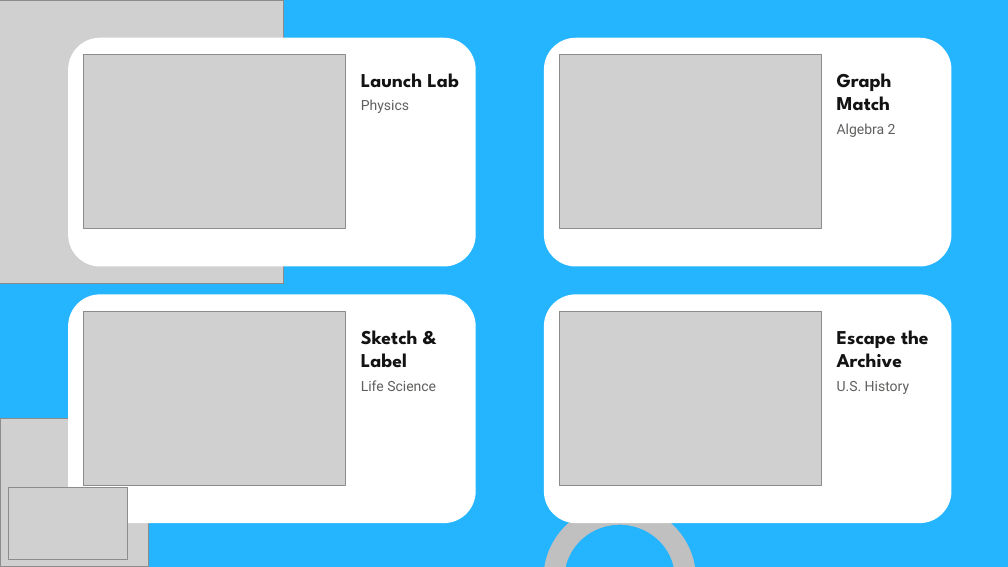
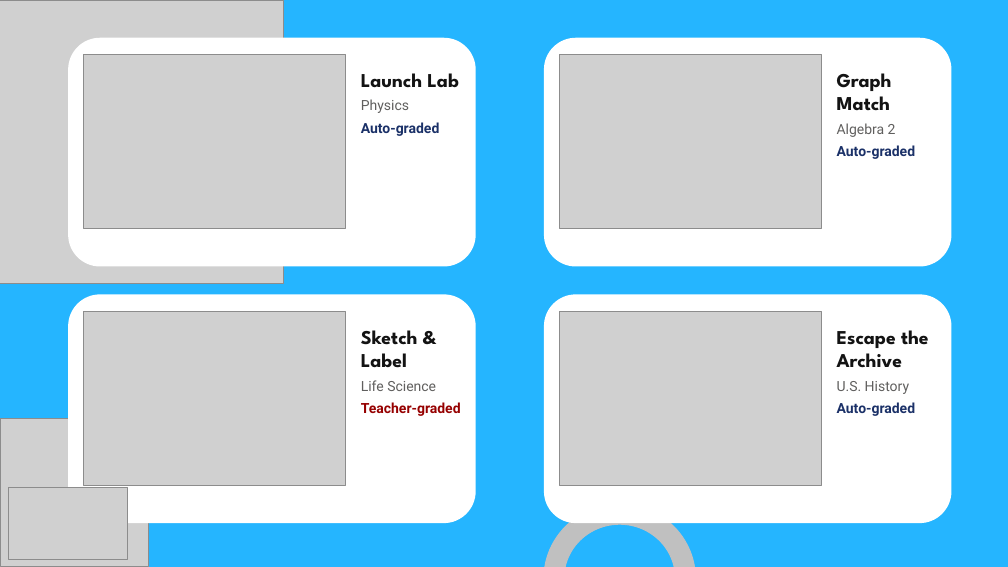
Before and after one commit to VirtualArkansasOrg/zest-spec, a slide deck: slide 12 of presentations/2026-vlla/deck/zest-vlla-2026.pptx. Drawn at 1008x567 pixels with LibreOffice and Linux fonts; fonts in the diff are those of the drawing; grey boxes stand for pictures. Boxes give left, top, right and bottom in pixels: in the first picture for what was removed or moved away, otherwise in the second. Text is boxed around its words. In the diff, an @@ line names an element or a change of style, - is before the commit and + after.

```diff
--- a/presentations/2026-vlla/deck/zest-vlla-2026.pptx
+++ b/presentations/2026-vlla/deck/zest-vlla-2026.pptx
@@ text at (x1=361, y1=122, x2=440, y2=136): paragraph added @@
+Auto-graded
@@ text at (x1=837, y1=145, x2=916, y2=159): paragraph added @@
+Auto-graded
@@ text at (x1=361, y1=402, x2=461, y2=416): paragraph added @@
+Teacher-graded
@@ text at (x1=837, y1=402, x2=916, y2=416): paragraph added @@
+Auto-graded
```
Also in this commit, not shown: 1 other slide changed, 12 other files.
